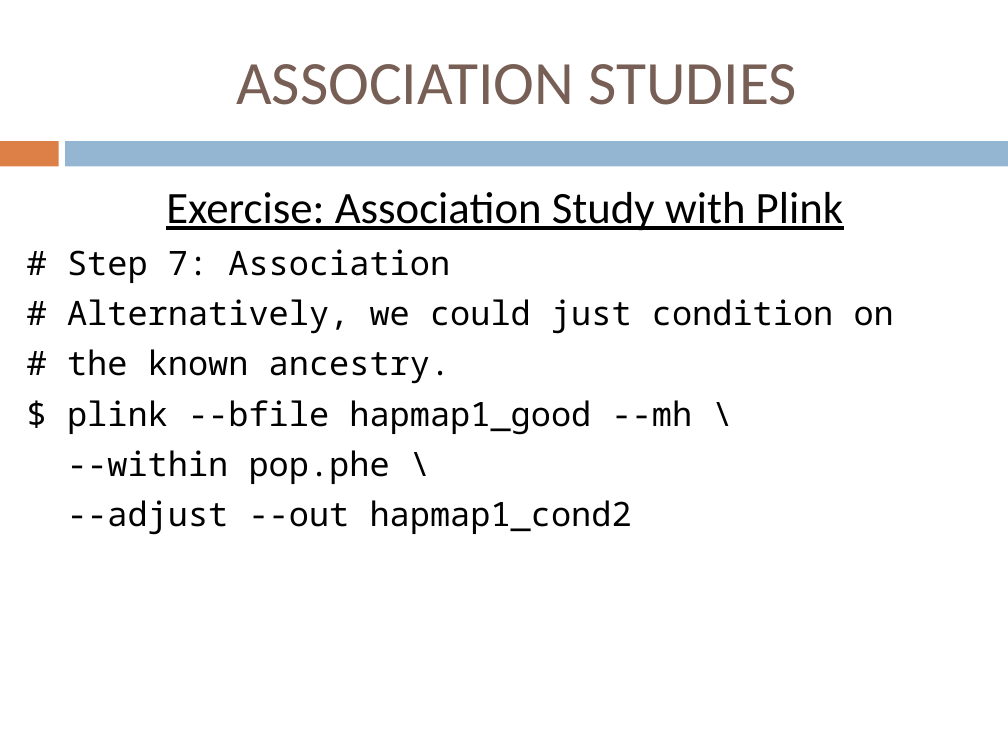
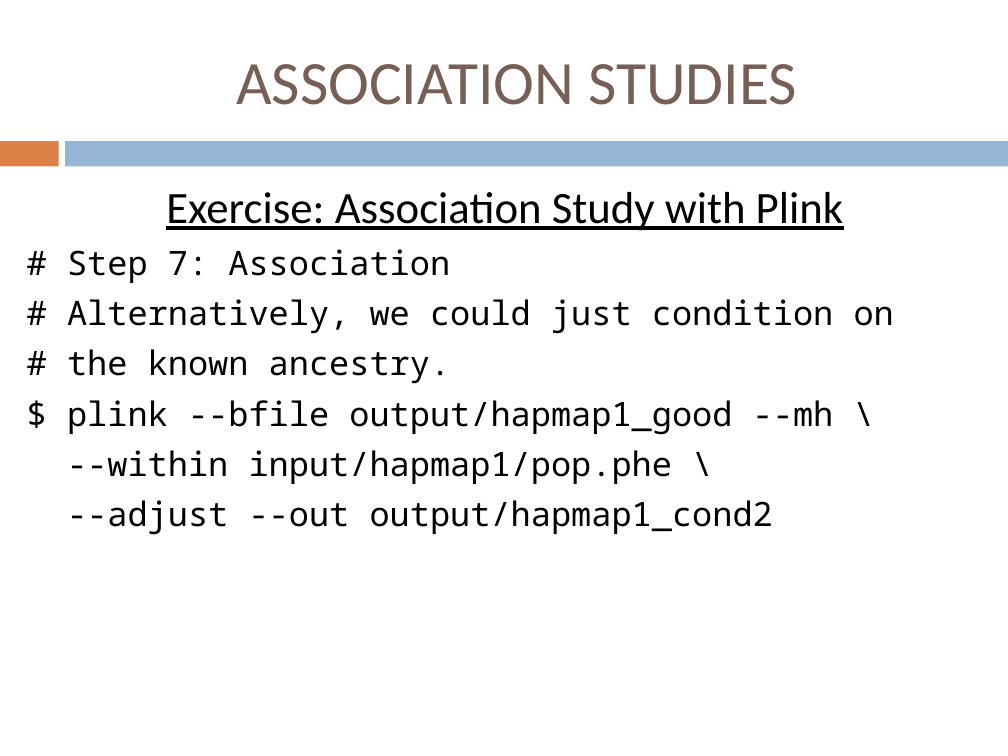
Before and after one commit to jdidion/OpenBioinformaticsWorkshops, a slide deck: slide 52 of development/AdvancedDNASeq/slides/Part5_PopGenAssn.pptx. Drawn at 1008x756 pixels with LibreOffice and Linux fonts; fonts in the diff are those of the drawing. Boxes give left, top, right and bottom in pixels: in the first picture for what was removed or moved away, otherwise in the second. Text is boxed around its words. In the diff, an @@ line names an element or a change of style, - is before the commit and + after.

```diff
--- a/development/AdvancedDNASeq/slides/Part5_PopGenAssn.pptx
+++ b/development/AdvancedDNASeq/slides/Part5_PopGenAssn.pptx
@@ text at [67,400,834,535]: text changed @@
-$ plink --bfile hapmap1_good --mh \
---within pop.phe \
---adjust --out hapmap1_cond2
+$ plink --bfile output/hapmap1_good --mh \
+--within input/hapmap1/pop.phe \
+--adjust --out output/hapmap1_cond2
```
Also in this commit, not shown: 17 other slides changed, 3 other files.
